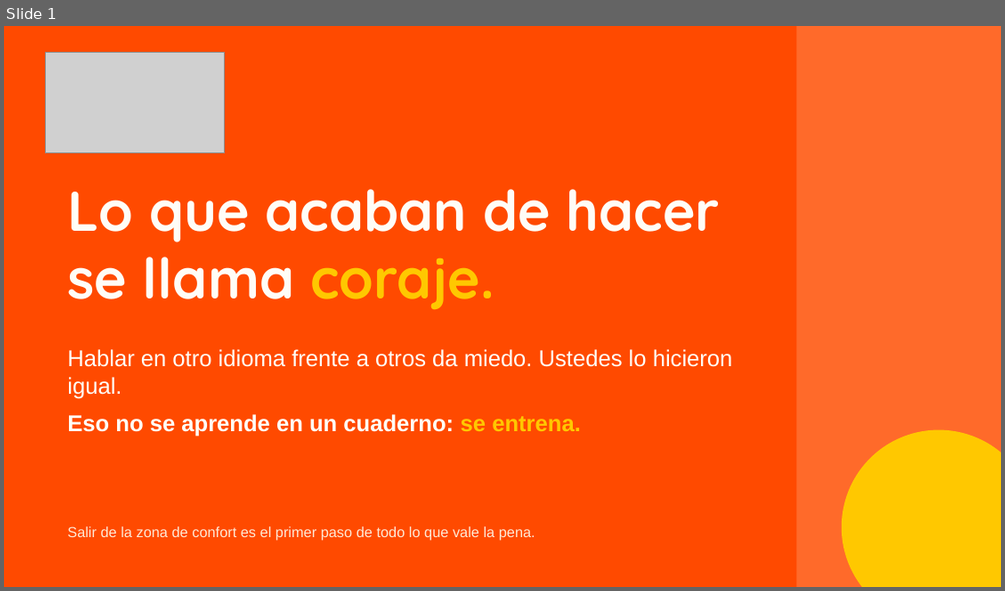
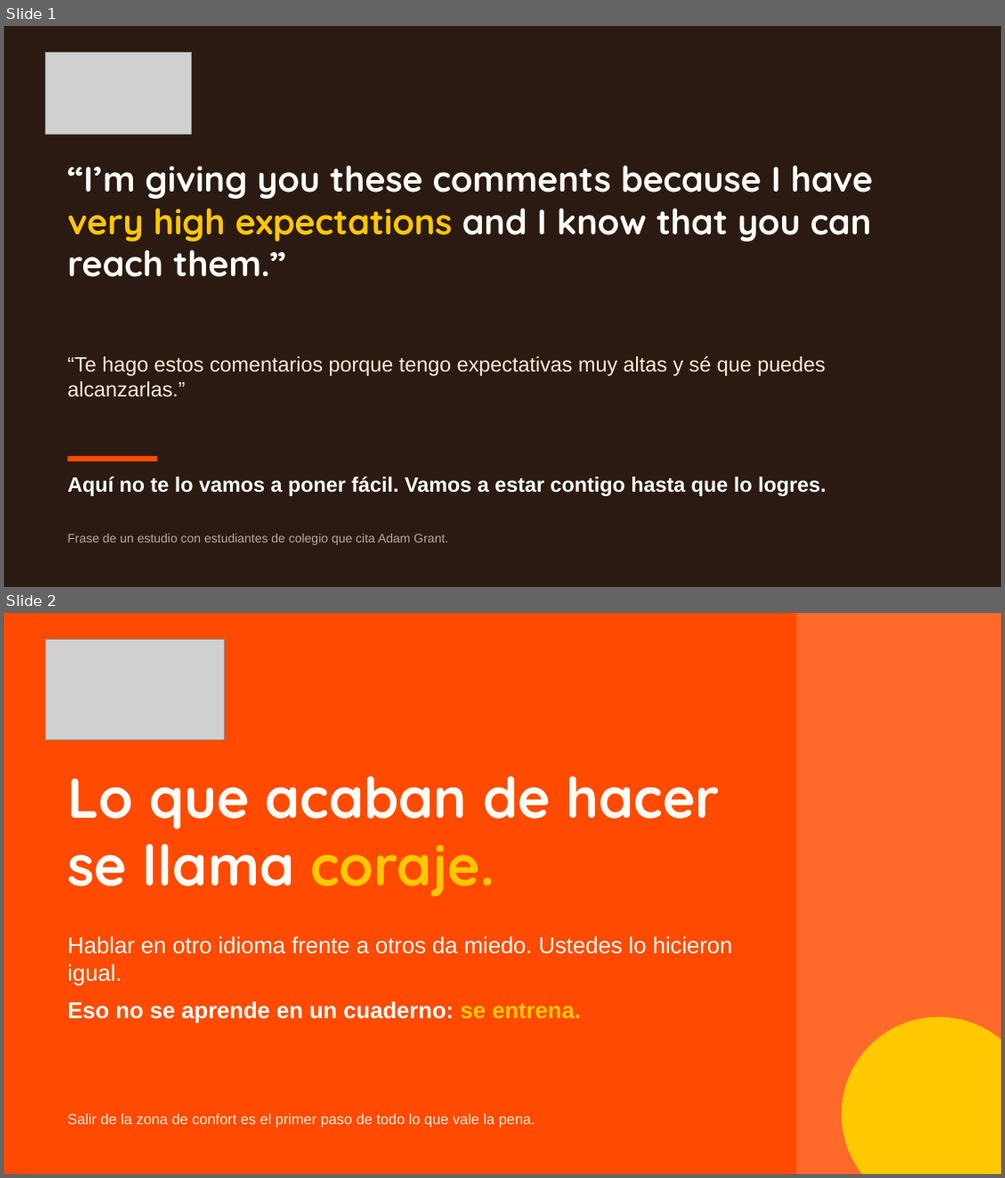
Before and after one commit to gomezrdiana/Plan-academico, a slide deck: recursos/comercial/productos/NICHO_COLEGIOS/SLIDES_COLEGIO_3.pptx. Shown one above the other, each under a label of ours: slide 1 before the commit, slides 1 and 2 after it. The pictures are 1005x591 and 1005x1178 pixels, drawn with LibreOffice and Linux fonts; fonts in the diff are those of the drawing; grey boxes stand for pictures. Boxes give left, top, right and bottom in pixels: in the first picture for what was removed or moved away, otherwise in the second. Text is boxed around its words. In the diff, an @@ line names an element or a change of style, - is before the commit and + after.

```diff
--- a/recursos/comercial/productos/NICHO_COLEGIOS/SLIDES_COLEGIO_3.pptx
+++ b/recursos/comercial/productos/NICHO_COLEGIOS/SLIDES_COLEGIO_3.pptx
@@ slide 1 added at bbox=[4, 26, 1001, 587], background #2A1A12 @@
@@ picture added at bbox=[45, 52, 192, 135] @@
@@ text added at bbox=[67, 165, 873, 277], 34 pt, text #FFFDF7, bold @@
+“I’m giving you these comments because I have very high expectations and I know that you can reach them.”
@@ text added at bbox=[67, 356, 825, 397], 20 pt, text #FFE9D6 @@
+“Te hago estos comentarios porque tengo expectativas muy altas y sé que puedes alcanzarlas.”
@@ rectangle added at bbox=[67, 456, 157, 461], fill #FF4A00 @@
@@ text added at bbox=[67, 476, 826, 496], 20 pt, text #FFFDF7, bold @@
+Aquí no te lo vamos a poner fácil. Vamos a estar contigo hasta que lo logres.
@@ text added at bbox=[67, 533, 448, 545], 12 pt, text #B8A89A @@
+Frase de un estudio con estudiantes de colegio que cita Adam Grant.
@@ what was slide 1 is now slide 2 @@
```
Also in this commit, not shown: 2 other files.
